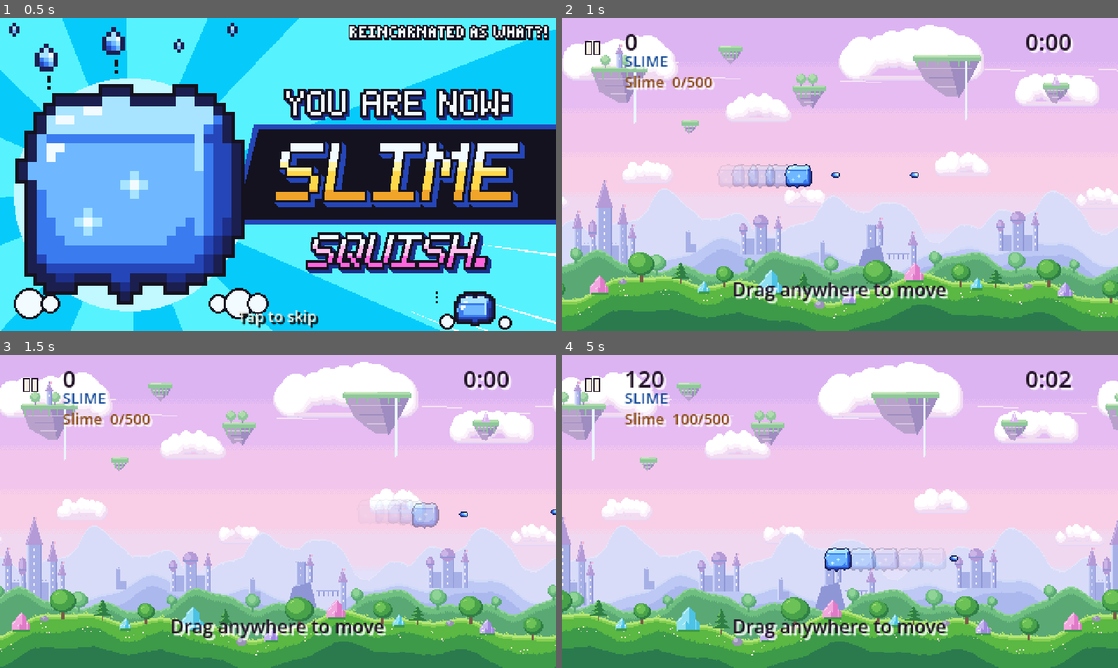
Above: before the commit, frames 1-4 (two rows, left to right).
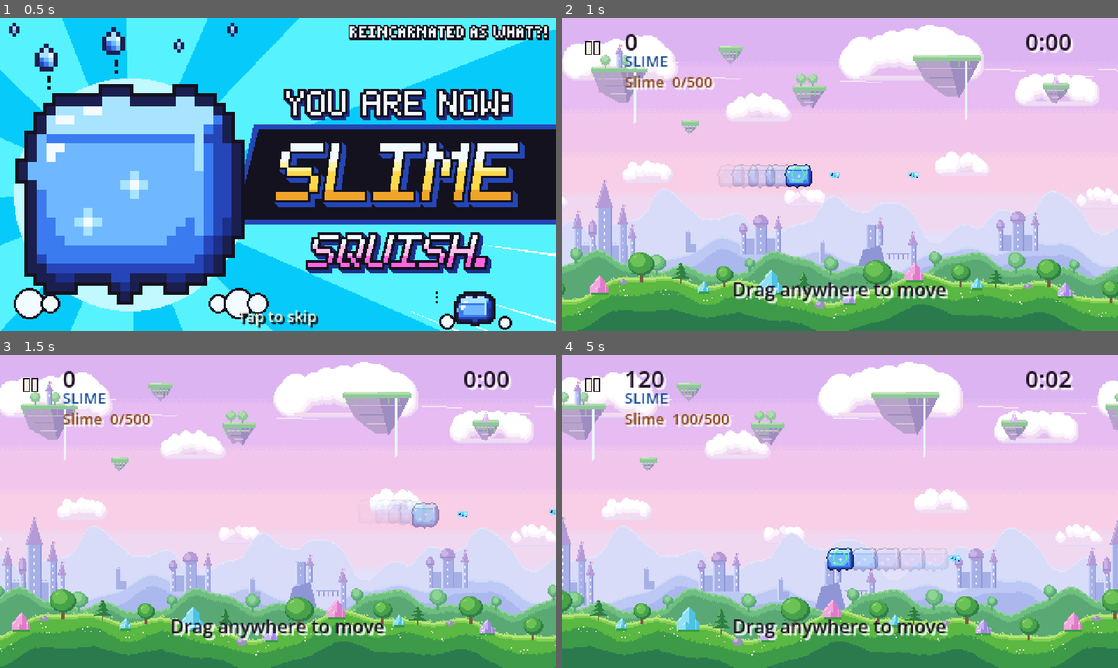
Above: after the commit, the same moments.

Repository: thongdo05/reincarnated-as-what
Game: Godot game, scene res://scenes/main.tscn
The game is run twice, just before and just after one commit, with the same random seed, the same clock (stepped at 60 frames per second) and the same inputs.
Inputs (mouse positions are in pixels of both pictures, inside the frame that each line leads up to):
- Up to frame 1 (0.5 s): no input
- Up to frame 2 (1 s): tap Enter at 0.5 s; move the mouse to (962, 158) at 0.52 s; hold D from 0.53 s (still down); tap H at 0.6 s; click (962, 158) at 0.67 s
- Up to frame 3 (1.5 s): release D at 1.25 s; drag from (166, 527) to (250, 574) at 1.27 s
- Up to frame 4 (5 s): move the mouse to (895, 442) at 2.02 s; hold D 2.03-2.75 s; tap P at 2.1 s; tap H at 2.3, 4.35 s; tap Space at 2.75 s; drag from (812, 574) to (673, 464) at 2.77 s; click (589, 386) at 3.5 s; move the mouse to (1006, 558) at 4.27 s; hold A from 4.28 s (still down)

Frame 1 is identical in both runs. In frame 2, less than 0.1% of the frame differs, in the area x 41-65%, y 47-53%; in frame 3, less than 0.1%; in frame 4, 0.5%, in the area x 47-72%, y 61-70%.

Commit message:
Collide with the fitted shapes and draw them with H.
Player shots use the body shape, so they connect along a wolf, an archer, or a wyvern wing. The player dies only when their core overlaps an inset threat. Press H to show yellow body, red threat, and green core.

Co-authored-by: thongdo05 <thongdo05@users.noreply.github.com>

Diff:
--- a/scripts/enemy_actor.gd
+++ b/scripts/enemy_actor.gd
@@ -143,7 +143,7 @@
 		"velocity": bolt_velocity,
 		"gravity": 0.0,
 		"damage": 1,
-		"radius": ArtLibrary.radius_for(sprite, 0.62),
+		"radius": HitLibrary.bounds_radius(sprite, "threat"),
 		"splits": 0,
 		"color": Color("f0d78c"),
 		"style": "arrow" if sprite == "arrow.png" else "blob",
@@ -155,6 +155,9 @@
 	var file := SpawnDirector.sprite_for(kind)
 	# Enemies and hazards are drawn facing the way the files face. Do not flip.
 	ArtLibrary.draw_loop(self, file, age)
+	if HitLibrary.show:
+		HitLibrary.draw(self, file, "body", Color(1.0, 0.86, 0.2, 0.95))
+		HitLibrary.draw(self, file, "threat", Color(1.0, 0.28, 0.32, 0.95))
 	if hp < max_hp and alive:
 		var box := ArtLibrary.art_bbox(file)
 		var width := maxf(box.x * 0.55, 8.0)
--- a/scripts/form_catalog.gd
+++ b/scripts/form_catalog.gd
@@ -38,9 +38,8 @@
 ## A Goblin pickup. Added to the score and to the evolution meter. Not a weapon upgrade.
 const LOOT_POINTS := 40
 
-## Share of the projectile art box used as the hit circle. Slime shots and
-## slingshot stones read their box from the manifest, so a redrawn size
-## (slime 8x5, stone 6x6) retunes the hitbox with the sprite.
+## Kept so older shot-size checks can still name the previous circle fraction.
+## Live shots use the shapes in res://art/hitboxes.json.
 const SHOT_PCT := 0.62
 
 static func display_name(id: int) -> String:
@@ -79,12 +78,19 @@
 static func hit_radius(id: int) -> float:
 	return hit_radius_for(id, 0, false)
 
+static func _sprite_file(id: int, rank_index: int, small: bool) -> String:
+	var spec := rank_spec(id, rank_index)
+	if small and id == Id.SLIME:
+		return str(spec["sprite_small"])
+	return str(spec["sprite"])
+
+## Movement pad: far enough that the core, which can sit off the anchor, stays in frame.
 static func hit_radius_for(id: int, rank_index: int, small: bool) -> float:
-	var spec := rank_spec(id, rank_index)
-	var file := str(spec["sprite"])
-	if small and id == Id.SLIME:
-		file = str(spec["sprite_small"])
-	return ArtLibrary.radius_for(file, float(spec["hit_pct"]))
+	return HitLibrary.bounds_radius(_sprite_file(id, rank_index, small), "hurt")
+
+## Radius of the core itself. This is the hurt target, not the distance from the anchor.
+static func core_radius(id: int, rank_index: int, small: bool) -> float:
+	return HitLibrary.max_part_radius(_sprite_file(id, rank_index, small), "hurt")
 
 static func max_speed(id: int) -> float:
 	if id == Id.SLIME:
@@ -113,8 +119,7 @@
 		index += forms.size()
 	return forms[index]
 
-## Three ranks per form. hit_pct is the share of the art box used as the hitbox.
-## It stays inside 0.50-0.65 and steps up a little each rank.
+## Three ranks per form. Hurt, body, and threat shapes live in res://art/hitboxes.json.
 static func rank_table(id: int) -> Array[Dictionary]:
 	if id == Id.SLIME:
 		return [
@@ -122,7 +127,6 @@
 				"name": "Slime",
 				"sprite": "slime_r1.png",
 				"sprite_small": "slime_small_r1.png",
-				"hit_pct": 0.62,
 				"fire_interval": SLIME_FIRE_INTERVAL,
 				"shot_sprite": "slime_shot.png",
 				"shot_color": Color("7ec8ff"),
@@ -133,7 +137,6 @@
 				"name": "Gel Knight",
 				"sprite": "slime_r2.png",
 				"sprite_small": "slime_small_r2.png",
-				"hit_pct": 0.64,
 				"fire_interval": 0.13,
 				"shot_sprite": "slime_shot.png",
 				"shot_color": Color("b7e4ff"),
@@ -144,7 +147,6 @@
 				"name": "Ooze Titan",
 				"sprite": "slime_r3.png",
 				"sprite_small": "slime_small_r3.png",
-				"hit_pct": 0.65,
 				"fire_interval": 0.10,
 				"shot_sprite": "slime_shot.png",
 				"shot_color": Color("eaf7ff"),
@@ -156,7 +158,6 @@
 		{
 			"name": "Goblin",
 			"sprite": "goblin_r1.png",
-			"hit_pct": 0.50,
 			"fire_interval": GOBLIN_FIRE_INTERVAL,
 			"shot_sprite": "slingshot_stone.png",
 			"shot_color": Color("f0c36a"),
@@ -166,7 +167,6 @@
 		{
 			"name": "Goblin Chief",
 			"sprite": "goblin_r2.png",
-			"hit_pct": 0.52,
 			"fire_interval": 0.36,
 			"shot_sprite": "slingshot_stone_l2.png",
 			"shot_color": Color("ffe08a"),
@@ -176,7 +176,6 @@
 		{
 			"name": "Goblin King",
 			"sprite": "goblin_r3.png",
-			"hit_pct": 0.54,
 			"fire_interval": 0.28,
 			"shot_sprite": "slingshot_stone_l3.png",
 			"shot_color": Color("fff3c4"),
@@ -239,7 +238,7 @@
 		"velocity": velocity,
 		"gravity": 0.0,
 		"damage": 1,
-		"radius": ArtLibrary.radius_for(sprite, SHOT_PCT),
+		"radius": HitLibrary.bounds_radius(sprite, "body"),
 		"splits": splits,
 		"color": color,
 		"style": "blob",
--- a/scripts/game.gd
+++ b/scripts/game.gd
@@ -317,6 +317,10 @@
 
 func _unhandled_input(event: InputEvent) -> void:
 	if event is InputEventKey and event.pressed and not event.echo:
+		if event.keycode == KEY_H:
+			HitLibrary.show = not HitLibrary.show
+			_redraw_hitboxes()
+			return
 		if event.keycode == KEY_ESCAPE or event.keycode == KEY_P:
 			_toggle_pause()
 			return
@@ -504,7 +508,8 @@
 				continue
 			if shot.ignore_id == enemy.id and shot.age < 0.1:
 				continue
-			if not _overlaps(shot.position, shot.radius, enemy.position, enemy.radius):
+			var enemy_file := SpawnDirector.sprite_for(enemy.kind)
+			if not HitLibrary.overlaps(shot.position, shot.sprite_name, "body", enemy.position, enemy_file, "body"):
 				continue
 			enemy.hurt(shot.damage)
 			if shot.splits > 0:
@@ -525,20 +530,24 @@
 		child.ignore_id = int(spec["ignore_id"])
 	if not _player.alive or _player.invulnerable:
 		return
+	var player_file := _player.sprite_name()
 	for enemy in _enemies:
 		if not enemy.alive:
 			continue
-		if _overlaps(_player.position, _player.radius, enemy.position, enemy.radius):
+		var enemy_file := SpawnDirector.sprite_for(enemy.kind)
+		var enemy_gap := HitLibrary.gap(_player.position, player_file, "hurt", enemy.position, enemy_file, "threat")
+		if enemy_gap <= 0.0:
 			_hurt_player(enemy.kind_name)
 			return
-		_graze(enemy, enemy.position, enemy.radius)
+		_graze_gap(enemy, enemy_gap)
 	for shot in _shots:
 		if shot.from_player or not is_instance_valid(shot):
 			continue
-		if _overlaps(_player.position, _player.radius, shot.position, shot.radius):
+		var shot_gap := HitLibrary.gap(_player.position, player_file, "hurt", shot.position, shot.sprite_name, "threat")
+		if shot_gap <= 0.0:
 			_hurt_player(shot.killer_name if shot.killer_name != "" else "shot")
 			return
-		_graze(shot, shot.position, shot.radius)
+		_graze_gap(shot, shot_gap)
 
 func _award_kill(enemy: EnemyActor) -> void:
 	var result := ScoreRules.on_kill(enemy.score_value, combo, combo_left)
@@ -550,15 +559,14 @@
 	if form_id == FormCatalog.Id.GOBLIN:
 		_spawn_loot(enemy.position)
 
-func _graze(hazard: Object, at: Vector2, hazard_radius: float) -> void:
+func _graze_gap(hazard: Object, separation: float) -> void:
 	if hazard.grazed:
 		return
-	var dist := _player.position.distance_to(at)
-	var hit := _player.radius + hazard_radius
-	if dist < hit or dist > hit + GRAZE_PAD:
+	if separation <= 0.0 or separation > GRAZE_PAD:
 		return
 	hazard.grazed = true
 	_gain_skill(ScoreRules.GRAZE)
+	var at: Vector2 = hazard.position
 	_combat.push("+%d" % ScoreRules.GRAZE, at + Vector2(6, -8), Color("ffe08a"))
 	_spawn_fx("graze_sparkle.png", at, 0.34, 0.45, 1.45)
 
@@ -753,6 +761,16 @@
 func _on_restart() -> void:
 	get_tree().reload_current_scene()
 
+func _redraw_hitboxes() -> void:
+	if _player != null:
+		_player.queue_redraw()
+	for enemy in _enemies:
+		if is_instance_valid(enemy):
+			enemy.queue_redraw()
+	for shot in _shots:
+		if is_instance_valid(shot):
+			shot.queue_redraw()
+
 ## Integer viewport scale for stretch mode "viewport", aspect "keep".
 ## One returned unit is one window pixel per viewport pixel. Godot never goes below 1.
 func visible_pixel_scale(viewport: Vector2, window: Vector2) -> float:
--- a/scripts/player_ship.gd
+++ b/scripts/player_ship.gd
@@ -153,3 +153,5 @@
 			var tint := Color(1, 1, 1, 0.10 + 0.07 * float(i))
 			ArtLibrary.draw_loop(self, file, _wobble, point - position, tint)
 	ArtLibrary.draw_loop(self, file, _wobble)
+	if HitLibrary.show:
+		HitLibrary.draw(self, file, "hurt", Color(0.35, 1.0, 0.55, 0.95))
--- a/scripts/shot.gd
+++ b/scripts/shot.gd
@@ -47,3 +47,7 @@
 	# Art is already aimed: player shots face right, enemy shots face left. Do not flip.
 	# draw_loop plays a strip (the demon orbs). A single frame still draws once.
 	ArtLibrary.draw_loop(self, sprite_name, age)
+	if HitLibrary.show:
+		var role := "body" if from_player else "threat"
+		var color := Color(0.45, 0.9, 1.0, 0.95) if from_player else Color(1.0, 0.55, 0.2, 0.95)
+		HitLibrary.draw(self, sprite_name, role, color)
--- a/scripts/spawn_director.gd
+++ b/scripts/spawn_director.gd
@@ -16,8 +16,6 @@
 const PIANO := 5
 
 const HEAVY_CAP := 2
-const BODY_PCT := 0.55
-const HAZARD_PCT := 0.60
 
 var _rng := RandomNumberGenerator.new()
 var _next_time := 1.45
@@ -160,8 +158,7 @@
 			return 50
 
 static func body_radius(kind: int) -> float:
-	var pct := HAZARD_PCT if kind == ANVIL or kind == PIANO else BODY_PCT
-	return ArtLibrary.radius_for(sprite_for(kind), pct)
+	return HitLibrary.bounds_radius(sprite_for(kind), "body")
 
 static func cruise_speed(kind: int) -> float:
 	# Tuned for a 480-wide field and sprites up to 64px. The wolf is still the charger.
--- a/tests/smoke.gd
+++ b/tests/smoke.gd
@@ -96,8 +96,8 @@
 	if goblin_far >= slime_dps:
 		push_error("goblin's single center stone should not out-damage slime's stream")
 		failed += 1
-	if FormCatalog.hit_radius(FormCatalog.Id.SLIME) <= FormCatalog.hit_radius(FormCatalog.Id.GOBLIN):
-		push_error("slime's cube should be a bigger target than the goblin")
+	if FormCatalog.core_radius(FormCatalog.Id.SLIME, 0, false) <= FormCatalog.core_radius(FormCatalog.Id.GOBLIN, 0, false):
+		push_error("slime's core should be a bigger target than the goblin's")
 		failed += 1
 	var today := DailyRun.date_seed()
 	if today < 20260101 or today > 21000101:
@@ -208,16 +208,10 @@
 	for id in [FormCatalog.Id.SLIME, FormCatalog.Id.GOBLIN]:
 		var prev := 0.0
 		for rank in 3:
-			var spec := FormCatalog.rank_spec(id, rank)
-			var pct := float(spec["hit_pct"])
-			if pct < 0.50 or pct > 0.65:
-				push_error("hit pct out of band for %s rank %d" % [FormCatalog.display_name(id), rank])
-				failed += 1
-			var radius := FormCatalog.hit_radius_for(id, rank, false)
-			var box := ArtLibrary.art_bbox(str(spec["sprite"]))
-			var expect := pct * (box.x + box.y) * 0.25
-			if absf(radius - expect) > 0.05:
-				push_error("hit radius drifted from the art box")
+			var radius := FormCatalog.core_radius(id, rank, false)
+			var box := ArtLibrary.art_bbox(str(FormCatalog.rank_spec(id, rank)["sprite"]))
+			if radius * 2.0 > minf(box.x, box.y):
+				push_error("the core should stay inside the sprite for %s rank %d" % [FormCatalog.display_name(id), rank])
 				failed += 1
 			if rank > 0 and radius <= prev:
 				push_error("hitbox should grow with rank")
@@ -227,11 +221,11 @@
 				failed += 1
 			prev = radius
 			if id == FormCatalog.Id.SLIME:
-				var small := FormCatalog.hit_radius_for(id, rank, true)
+				var small := FormCatalog.core_radius(id, rank, true)
 				if small >= radius:
 					push_error("split slime hitbox should be smaller than the current rank")
 					failed += 1
-	if FormCatalog.hit_radius(FormCatalog.Id.SLIME) <= FormCatalog.hit_radius(FormCatalog.Id.GOBLIN):
+	if FormCatalog.core_radius(FormCatalog.Id.SLIME, 0, false) <= FormCatalog.core_radius(FormCatalog.Id.GOBLIN, 0, false):
 		push_error("slime's hitbox should stay larger than the goblin's")
 		failed += 1
 	var wolf := SpawnDirector.body_radius(SpawnDirector.WOLF)
@@ -325,9 +319,11 @@
 			failed += 1
 		var body := SpawnDirector.body_radius(kind)
 		var box := ArtLibrary.art_bbox(base)
-		var expect := SpawnDirector.BODY_PCT * (box.x + box.y) * 0.25
-		if absf(body - expect) > 0.05:
-			push_error("enemy hitbox should stay on the static art box")
+		if absf(body - HitLibrary.bounds_radius(base, "body")) > 0.05:
+			push_error("enemy hitbox should come from the static sprite shape")
+			failed += 1
+		if body > maxf(box.x, box.y) * 1.25:
+			push_error("enemy hitbox should stay on the static sprite, not an idle strip")
 			failed += 1
 	return failed
 
@@ -500,19 +496,17 @@
 	if ArtLibrary.anchor("slingshot_stone.png") != Vector2(3, 3) or ArtLibrary.art_bbox("slingshot_stone.png") != Vector2(6, 6):
 		push_error("slingshot stone should be 6x6 anchored at (3, 3)")
 		failed += 1
-	var slime_radius := ArtLibrary.radius_for("slime_shot.png", FormCatalog.SHOT_PCT)
-	var stone_radius := ArtLibrary.radius_for("slingshot_stone.png", FormCatalog.SHOT_PCT)
-	var expect_slime := FormCatalog.SHOT_PCT * (8.0 + 5.0) * 0.25
-	var expect_stone := FormCatalog.SHOT_PCT * (6.0 + 6.0) * 0.25
-	if absf(slime_radius - expect_slime) > 0.01 or absf(stone_radius - expect_stone) > 0.01:
-		push_error("shot hitboxes did not follow the new art")
-		failed += 1
+	if not HitLibrary.contains_local("slime_shot.png", "body", Vector2(2, 0)) or not HitLibrary.contains_local("slingshot_stone.png", "body", Vector2(1, 1)):
+		push_error("shot shapes should cover the redrawn sprites")
+		failed += 1
+	var slime_radius := HitLibrary.bounds_radius("slime_shot.png", "body")
+	var stone_radius := HitLibrary.bounds_radius("slingshot_stone.png", "body")
 	var slime_shot: Dictionary = FormCatalog.player_shots(FormCatalog.Id.SLIME, Vector2.ZERO, 0)[0]
 	var stone_shot: Dictionary = FormCatalog.player_shots(FormCatalog.Id.GOBLIN, Vector2.ZERO, 0)[0]
-	if absf(float(slime_shot["radius"]) - slime_radius) > 0.01:
+	if absf(float(slime_shot["radius"]) - slime_radius) > 0.05:
 		push_error("slime shot radius was not retuned")
 		failed += 1
-	if absf(float(stone_shot["radius"]) - stone_radius) > 0.01:
+	if absf(float(stone_shot["radius"]) - stone_radius) > 0.05:
 		push_error("slingshot radius was not retuned")
 		failed += 1
 	var old_slime := FormCatalog.SHOT_PCT * (6.0 + 4.0) * 0.25
@@ -998,6 +992,18 @@
 	if game._player.position.distance_to(ship_before) > 8.0:
 		push_error("a pause touch should not drag the ship (%s -> %s)" % [ship_before, game._player.position])
 		failed += 1
+	HitLibrary.show = false
+	var toggle := InputEventKey.new()
+	toggle.pressed = true
+	toggle.keycode = KEY_H
+	game._unhandled_input(toggle)
+	if not HitLibrary.show:
+		push_error("H should draw the hit shapes")
+		failed += 1
+	game._unhandled_input(toggle)
+	if HitLibrary.show:
+		push_error("H should hide the hit shapes again")
+		failed += 1
 	root.remove_child(game)
 	game.free()
 	return failed
